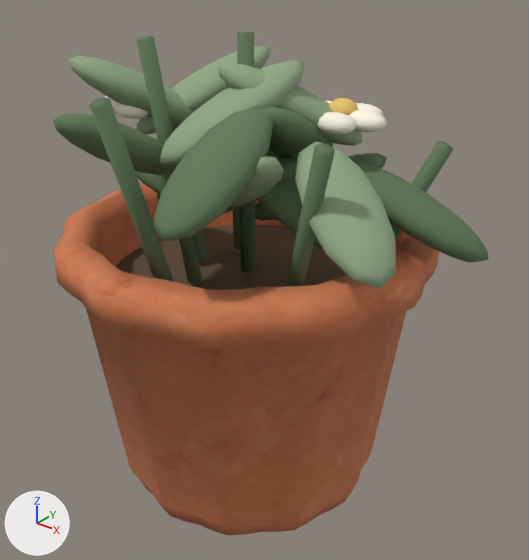
A saved change to the glTF model assets/runtime/models/garden/pot_fluted.glb.
Before and after are seen from a camera (50 mm lens) standing at (0.691, -0.821, 0.871) and looking at (0.034, -0.001, 0.362). The axes (+X, +Y, +Z) are drawn at lower left. The lights are the same throughout. The older version comes first. Vertices at exactly the same position are counted once.

In view in the first picture: 'pot_fluted'.
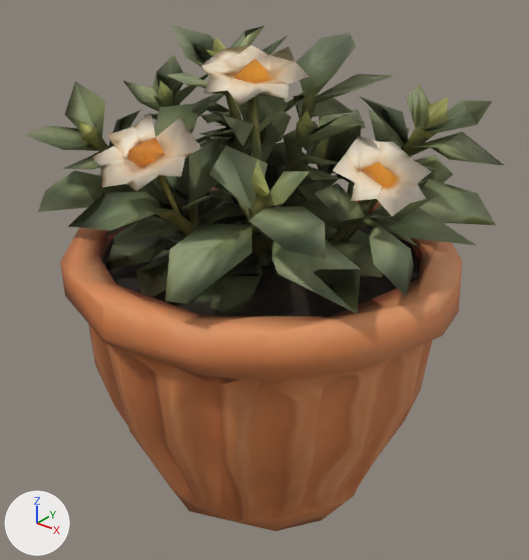
The change, as a diff of the scene's bpy script:
```diff
--- a/assets/runtime/models/garden/pot_fluted.glb.py
+++ b/assets/runtime/models/garden/pot_fluted.glb.py
@@ img_pot_fluted_metallic_pot_fluted_roughness @@
+img_pot_fluted_metallic_pot_fluted_roughness = load_image('pot_fluted-metallic-pot_fluted-roughness', '_unpacked/pot_fluted-metallic-pot_fluted-roughness', 512, 512, 'Non-Color')
@@ img_pot_fluted_normal @@
+img_pot_fluted_normal = load_image('pot_fluted-normal', '_unpacked/pot_fluted-normal', 512, 512, 'Non-Color')
@@ img_pot_fluted_basecolor @@
+img_pot_fluted_basecolor = load_image('pot_fluted-basecolor', '_unpacked/pot_fluted-basecolor', 512, 512, 'sRGB')
@@ mat_tripo_mat_8c1236c2 @@
+mat_tripo_mat_8c1236c2 = bpy.data.materials.new('tripo_mat_8c1236c2')
+# uses the picture img_pot_fluted_basecolor
+# uses the picture img_pot_fluted_metallic_pot_fluted_roughness
+# uses the picture img_pot_fluted_normal
@@ me_thrown_terracotta_pot_003 @@
 # used by ob_pot_fluted; location = (0.0, 0.0, 0.0)
-me_thrown_terracotta_pot_003.from_pydata(...)  # 2887 vertices, 5600 faces; spans x -0.296..0.353, y -0.298..0.296, z 0.0..0.737
-me_thrown_terracotta_pot_003.materials.append(mat_terracotta)
-me_thrown_terracotta_pot_003.materials.append(mat_soil)  # brown #64513d
-me_thrown_terracotta_pot_003.materials.append(mat_moss)  # dark green #627a57
-me_thrown_terracotta_pot_003.materials.append(mat_sage)  # greyish green #91a783
-me_thrown_terracotta_pot_003.materials.append(mat_cream)  # white #fff8e9
-me_thrown_terracotta_pot_003.materials.append(mat_honey)  # yellow #ebc66b
+me_thrown_terracotta_pot_003.from_pydata(...)  # 1202 vertices, 2500 faces; spans x -0.301..0.355, y -0.301..0.294, z 0.001..0.735
+# me_thrown_terracotta_pot_003 part 1: the loose piece of 434 vertices spanning x -0.296..0.296, y -0.296..0.296, z 0.0..0.46 is rebuilt with 1202 vertices and now spans x -0.301..0.355, y -0.301..0.294, z 0.001..0.735, in mat_tripo_mat_8c1236c2
+# me_thrown_terracotta_pot_003 part 2: 38 loose pieces with 2453 vertices, spanning x -0.277..0.353, y -0.298..0.224, z 0.36..0.737, are deleted
+me_thrown_terracotta_pot_003.materials.append(mat_tripo_mat_8c1236c2)
```

Changed parts and their boxes [x1, y1, x2, y2] in the pictures (529 x 560 px):
'pot_fluted', reshaped (11% wider): before [53, 32, 488, 535]; after [24, 26, 505, 531]
part 1 of me_thrown_terracotta_pot_003, rebuilt (25% wider, 43% taller): before [54, 183, 439, 535]; after [24, 26, 505, 531]
part 2 of me_thrown_terracotta_pot_003, deleted: before [53, 32, 488, 290]
